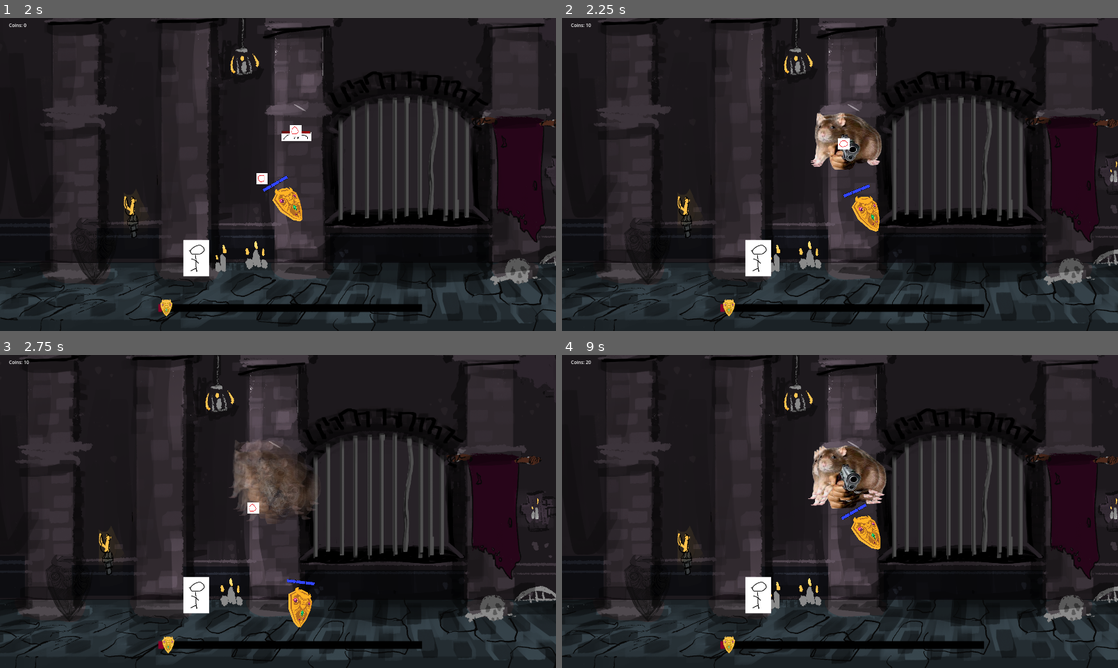
Above: before the commit, frames 1-4 (two rows, left to right).
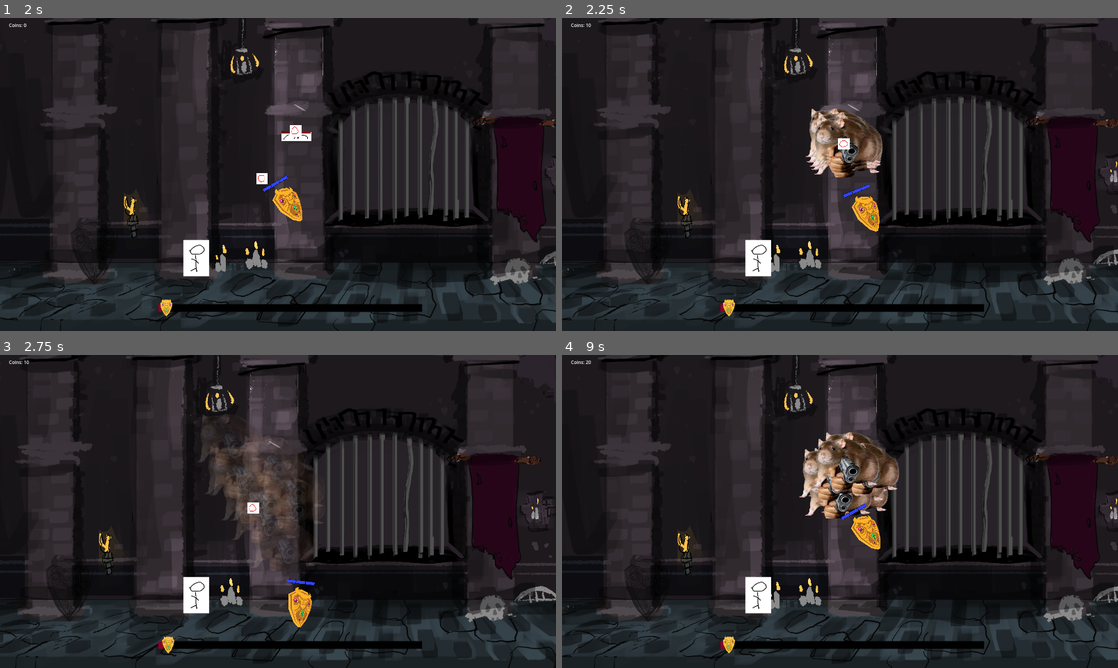
Above: after the commit, the same moments.

Repository: Cookie-Tin-Studios/Heroes-Shield
Game: Godot game, scene res://scenes/menu/main_menu.tscn
The game is run twice, just before and just after one commit, with the same random seed, the same clock (stepped at 60 frames per second) and the same inputs.
Inputs (mouse positions are in pixels of both pictures, inside the frame that each line leads up to):
- Up to frame 1 (2 s): click "New Game" at 0.5 s; move the mouse to (400, 158) at 1.27 s; hold Right (ui_right) from 1.28 s (still down); click (400, 158) at 1.35 s
- Up to frame 2 (2.25 s): move the mouse to (728, 190) at 2.02 s; release Right (ui_right) at 2.03 s; hold Down (ui_down) from 2.03 s (still down); click (728, 190) at 2.1 s
- Up to frame 3 (2.75 s): keep holding Down (ui_down)
- Up to frame 4 (9 s): move the mouse to (895, 442) at 2.77 s; release Down (ui_down) at 2.78 s; hold Right (ui_right) 2.78-3.53 s; click (895, 442) at 2.85 s; move the mouse to (812, 574) at 3.52 s; hold Up (ui_up) 3.53-4.25 s; click (812, 574) at 3.6 s; click "(temp for prototyping) ez res…" at 4.25 s; move the mouse to (1006, 558) at 5.02 s; hold Left (ui_left) 5.03-6.53 s; click (1006, 558) at 5.1 s; move the mouse to (673, 464) at 5.77 s; click (673, 464) at 5.85 s; move the mouse to (867, 511) at 6.52 s; hold Down (ui_down) 6.53-7.25 s; click (867, 511) at 6.6 s; click "(temp for prototyping) ez res…" at 7.25 s; move the mouse to (756, 433) at 8.02 s; hold Right (ui_right) 8.03-8.78 s; click (756, 433) at 8.1 s; move the mouse to (962, 495) at 8.77 s; hold Up (ui_up) from 8.78 s (still down); click (962, 495) at 8.85 s

Frame 1 is identical in both runs. In frame 2, 1.3% of the frame differs, in the area x 43-58%, y 28-51%; in frame 3, 2.5%; in frame 4, 3.1%, in the area x 42-61%, y 24-53%.

Commit message:
tweak max throw distance

Diff:
--- a/scripts/mobs/mob_base.gd
+++ b/scripts/mobs/mob_base.gd
@@ -64,7 +64,7 @@
 		add_sibling(coin_sprite)
 
 		var random_direction := Vector2(1, 0).rotated(randf_range(0.0, TAU))
-		var random_distance := randf_range(75.0, 150.0)
+		var random_distance := randf_range(75.0, 500.0)
 		var final_position := coin_sprite.position + random_direction * random_distance
 
 		var tween := get_tree().create_tween()
